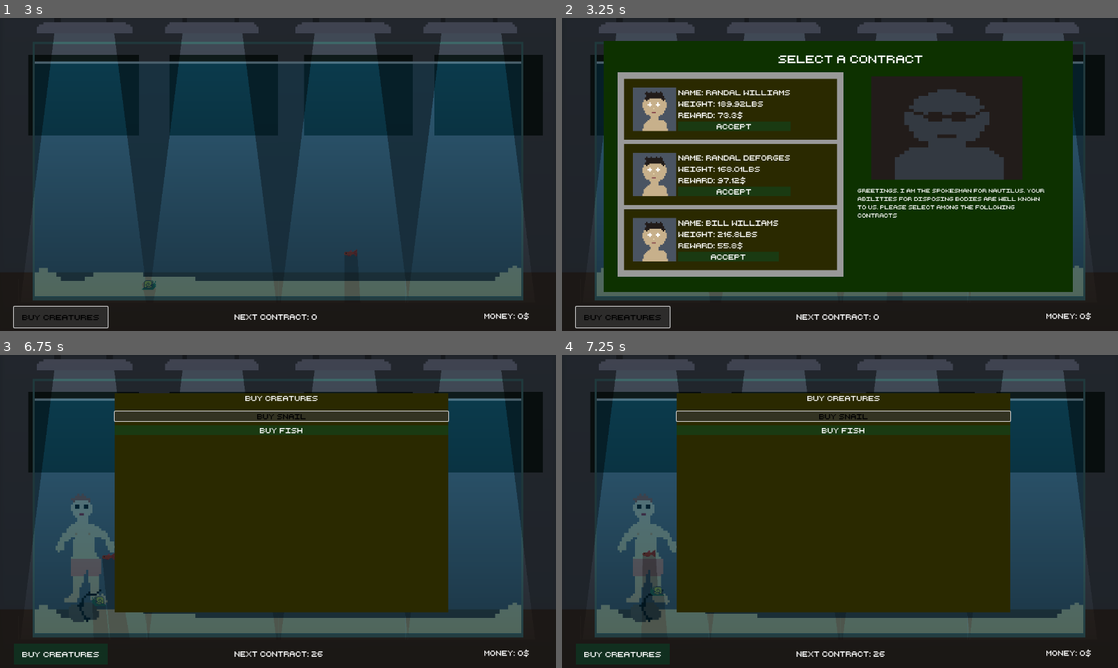
Above: before the commit, frames 1-4 (two rows, left to right).
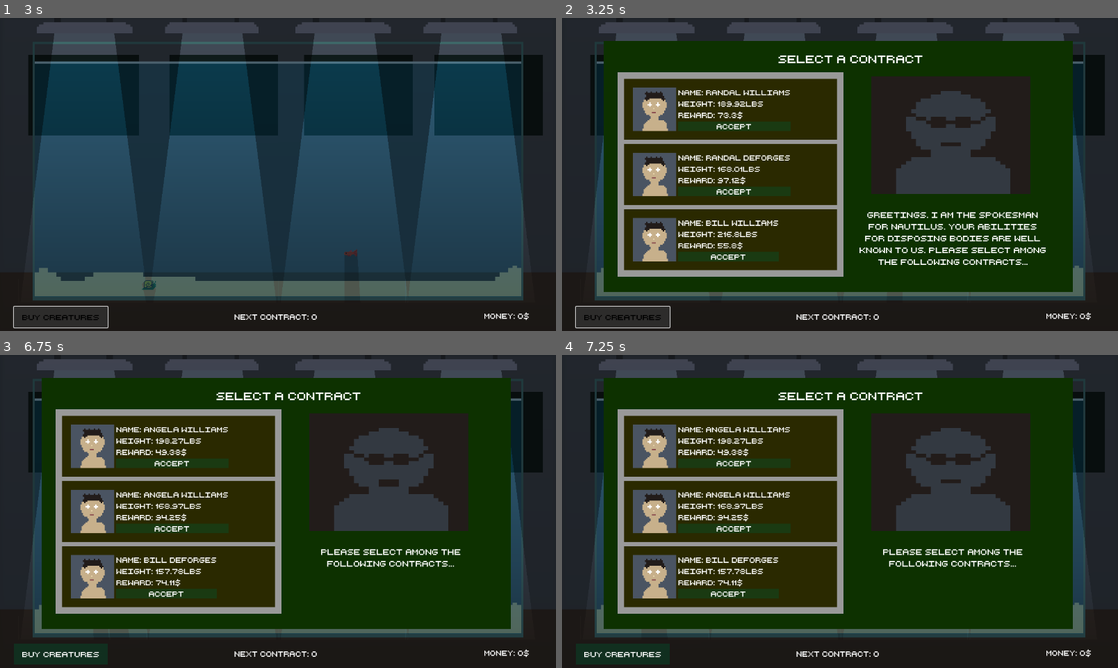
Above: after the commit, the same moments.

Repository: adrientremblay/ld56
Game: Godot game, scene res://scenes/game_screen.tscn
Same seed, same stepped clock (60 frames per second), same inputs: the game is played once before the commit and once after it.
Inputs:
- Up to frame 1 (3 s): click "Buy Creatures" at 0.5 s; click "buy snail" at 1.25 s; click "Buy Fish" at 2 s; click "Buy Creatures" at 2.75 s
- Up to frame 2 (3.25 s): no input
- Up to frame 3 (6.75 s): click "Accept" at 3.5 s; click "Buy Creatures" at 4.25 s; click "buy snail" at 5 s; click "Buy Fish" at 5.75 s; click "buy snail" at 6.5 s
- Up to frame 4 (7.25 s): no input

Frame 1 is identical in both runs. In frame 2, 5.2% of the frame differs, in the area x 53-87%, y 18-79%; in frame 3, 52%; in frame 4, 52%, in the area x 7-92%, y 7-97%.

Commit message:
Add a display with there are no free corpse slots

Diff:
--- a/scenes/ContractMenu.gd
+++ b/scenes/ContractMenu.gd
@@ -6,6 +6,12 @@
 var LAST_NAMES = ["Smith", "Tremblay", "Deforges", "Williams"]
 var MIN_REWARD = 25.0
 var MAX_REWARD = 100.0
+
+var FIRST_CONTRACT_TEXT = "Greetings. I am the spokesman for Nautilus. Your abilities for disposing bodies are well known to us. Please select among the following contracts..."
+var NORMAL_CONTRACT_TEXT = "Please select among the following contracts..."
+var NO_CONTRACTS_AVAILABLE_TEXT = "It seems you have no space for more bodies. Do not dissapoint us again."
+
+var first_time_opening = true
 
 @onready var contract_vbox: VBoxContainer = $VBoxContainer/CorpsePanelContainer/MarginContainer/ContractVBox
 @export var contract_scene: PackedScene
@@ -29,12 +35,21 @@
 	generateNewContract()
 	# make the menu visible
 	self.visible = true
+
 	$NewContractTimer.stop()
-	$NewContractTimer.wait_time = 30
-
+	$NewContractTimer.wait_time = 3
 	$SpokesmanSpeechNormal.play()
 
+	if (first_time_opening):
+		$Label.text = FIRST_CONTRACT_TEXT
+	else:
+		$Label.text = NORMAL_CONTRACT_TEXT
+
+	$X.visible = false
+
 	contract_menu_opened.emit()
+
+	first_time_opening = false
 
 func generateNewContract():
 	var weight = snapped(rng.randf_range(LOWER_WEIGHT_BOUND, UPPER_WEIGHT_BOUND), 0.01)
@@ -51,3 +66,7 @@
 	should_spawn_corpse.emit(person_name, weight, reward)
 	self.visible = false
 	$NewContractTimer.start()
+
+func no_contracts_available():
+	$X.visible = true
+	$Label.text = NO_CONTRACTS_AVAILABLE_TEXT
--- a/scenes/UI.gd
+++ b/scenes/UI.gd
@@ -1,6 +1,8 @@
 extends Control
 
 @onready var creature_menu: PanelContainer = $CreatureMenu
+
+signal contract_menu_opened
 
 func _ready() -> void:
 	creature_menu.visible = false
@@ -11,6 +13,7 @@
 func _on_contract_menu_contract_menu_opened() -> void:
 	# close all other UI
 	creature_menu.visible = false
+	contract_menu_opened.emit()
 
 func _process(delta: float) -> void:
 	var time_left = floor($ContractMenu/NewContractTimer.time_left)
--- a/scenes/game_screen.gd
+++ b/scenes/game_screen.gd
@@ -59,11 +59,11 @@
 	var corpse_list = []
 	if (corpse_spawn1.get_child_count() != 0):
 		corpse_list.push_back(corpse_spawn1.get_child(0))
-	elif (corpse_spawn2.get_child_count() != 0):
+	if (corpse_spawn2.get_child_count() != 0):
 		corpse_list.push_back(corpse_spawn2.get_child(0))
-	elif (corpse_spawn3.get_child_count() != 0):
+	if (corpse_spawn3.get_child_count() != 0):
 		corpse_list.push_back(corpse_spawn3.get_child(0))
-	elif (corpse_spawn4.get_child_count() != 0):
+	if (corpse_spawn4.get_child_count() != 0):
 		corpse_list.push_back(corpse_spawn4.get_child(0))
 	return corpse_list
 
@@ -96,3 +96,10 @@
 	var creature = waterCreatureScene.instantiate()
 	$Aquarium/Creatures.add_child(creature)
 	creatures_find_corpses()
+
+
+func _on_ui_contract_menu_opened() -> void:
+	var corpse_list = compile_corpse_list()
+	print(corpse_list.size())
+	if corpse_list.size() == 4: # full
+		$UI/ContractMenu.no_contracts_available()
--- a/scenes/game_screen.tscn
+++ b/scenes/game_screen.tscn
@@ -14,6 +14,7 @@
 [ext_resource type="AudioStream" uid="uid://b1ff8obdl5xsk" path="res://assets/audio/theme_song.mp3" id="12_x36kj"]
 [ext_resource type="PackedScene" uid="uid://bx2cxds4tduly" path="res://scenes/water_creature.tscn" id="13_kriy5"]
 [ext_resource type="AudioStream" uid="uid://dya7wqs5vnaxf" path="res://assets/audio/spokesman_speech_normal.mp3" id="13_ot42n"]
+[ext_resource type="Texture2D" uid="uid://cmo0dcfot7kj0" path="res://assets/art/x.png" id="14_6p0uj"]
 
 [sub_resource type="NavigationPolygon" id="NavigationPolygon_w865j"]
 vertices = PackedVector2Array(1043, 610, 1080, 378, 1143, 582, 436, 593, 476, 369, 551, 604, 741, 607, 783, 375, 858, 6 …(263 unchanged characters)…
@@ -227,21 +228,22 @@
 
 [node name="Spokesman" type="AnimatedSprite2D" parent="UI/ContractMenu"]
 light_mask = 0
-position = Vector2(790.25, 200.25)
-scale = Vector2(10.8906, 7.45313)
+position = Vector2(799, 216.5)
+scale = Vector2(11.4375, 8.46875)
 sprite_frames = SubResource("SpriteFrames_udfuc")
-frame_progress = 0.139253
+frame_progress = 0.0780874
 
 [node name="Label" type="Label" parent="UI/ContractMenu"]
 light_mask = 0
 layout_mode = 0
 offset_left = 584.0
-offset_top = 336.0
+offset_top = 387.0
 offset_right = 1024.0
-offset_bottom = 448.0
-theme = ExtResource("4_gs2f0")
-theme_override_font_sizes/font_size = 12
+offset_bottom = 550.0
+theme = ExtResource("4_gs2f0")
+theme_override_font_sizes/font_size = 18
 text = "Greetings. I am the spokesman for nautilus. Your abilities for disposing bodies are well known to us. Please select among the following contracts"
+horizontal_alignment = 1
 autowrap_mode = 2
 
 [node name="VBoxContainer" type="VBoxContainer" parent="UI/ContractMenu"]
@@ -275,6 +277,16 @@
 [node name="SpokesmanSpeechNormal" type="AudioStreamPlayer" parent="UI/ContractMenu"]
 stream = ExtResource("13_ot42n")
 
+[node name="X" type="TextureRect" parent="UI/ContractMenu"]
+visible = false
+light_mask = 0
+layout_mode = 0
+offset_left = 28.0
+offset_top = 74.0
+offset_right = 553.0
+offset_bottom = 544.0
+texture = ExtResource("14_6p0uj")
+
 [node name="MoneyLabel" type="Label" parent="UI"]
 layout_mode = 0
 offset_left = 1067.0
@@ -298,10 +310,12 @@
 [node name="Music" type="AudioStreamPlayer" parent="."]
 stream = ExtResource("12_x36kj")
 volume_db = -15.974
+autoplay = true
 
 [node name="Node2D" type="Node2D" parent="."]
 position = Vector2(26, -131)
 
+[connection signal="contract_menu_opened" from="UI" to="." method="_on_ui_contract_menu_opened"]
 [connection signal="pressed" from="UI/CreatureButton" to="UI" method="_on_creature_button_pressed"]
 [connection signal="pressed" from="UI/CreatureMenu/BoxContainer/BuySnail" to="." method="_on_buy_snail_pressed"]
 [connection signal="pressed" from="UI/CreatureMenu/BoxContainer/BuyFish" to="." method="_on_buy_fish_pressed"]
Not shown: 1 places in scenes/game_screen.tscn that only renumber resources
